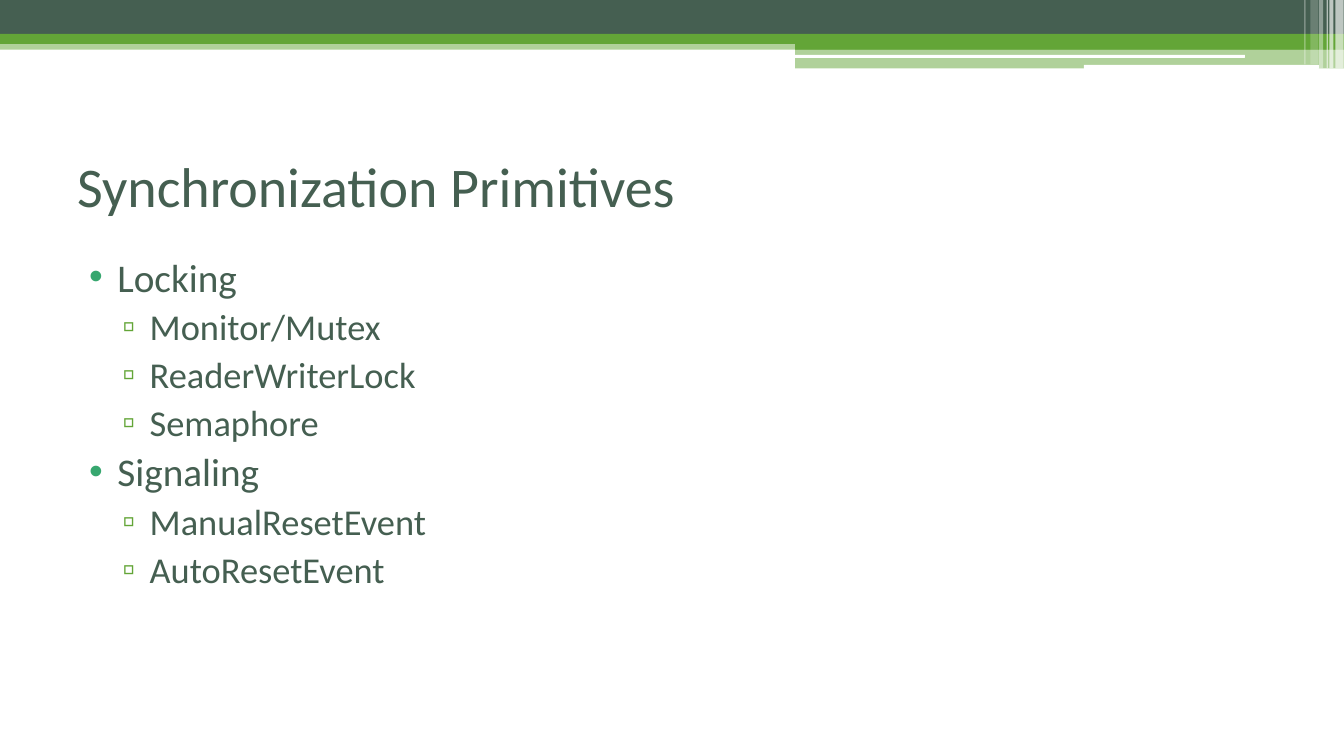
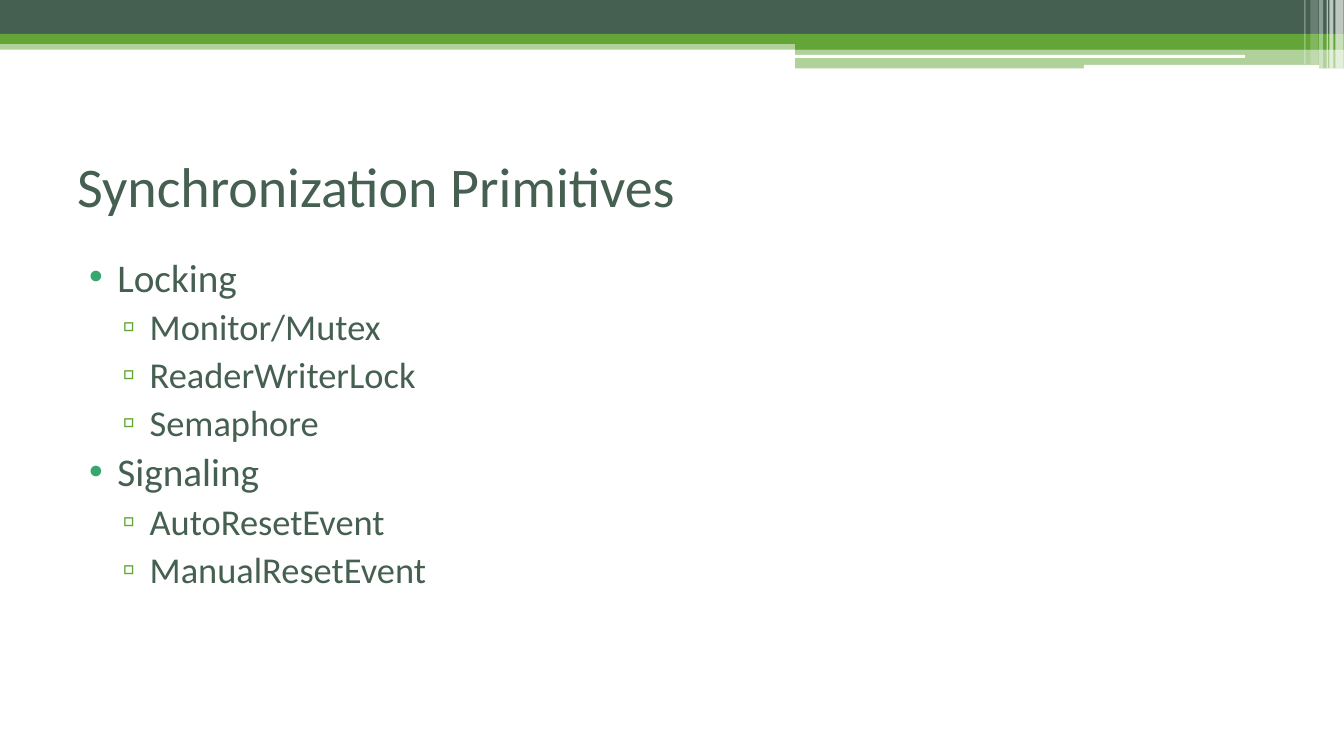
Before and after one commit to taskmatics/evolution-of-threading, a slide deck: slide 8 of Slides/Evolution of Threading in .NET.pptx. Drawn at 1344x756 pixels with LibreOffice and Linux fonts; fonts in the diff are those of the drawing. Boxes give left, top, right and bottom in pixels: in the first picture for what was removed or moved away, otherwise in the second. Text is boxed around its words. In the diff, an @@ line names an element or a change of style, - is before the commit and + after.

```diff
--- a/Slides/Evolution of Threading in .NET.pptx
+++ b/Slides/Evolution of Threading in .NET.pptx
@@ text at [150,511,385,536]: paragraph added @@
+  ▫ AutoResetEvent
@@ text at [150,559,385,584]: paragraph removed @@
-  ▫ AutoResetEvent
```
Also in this commit, not shown: 2 other slides changed.
